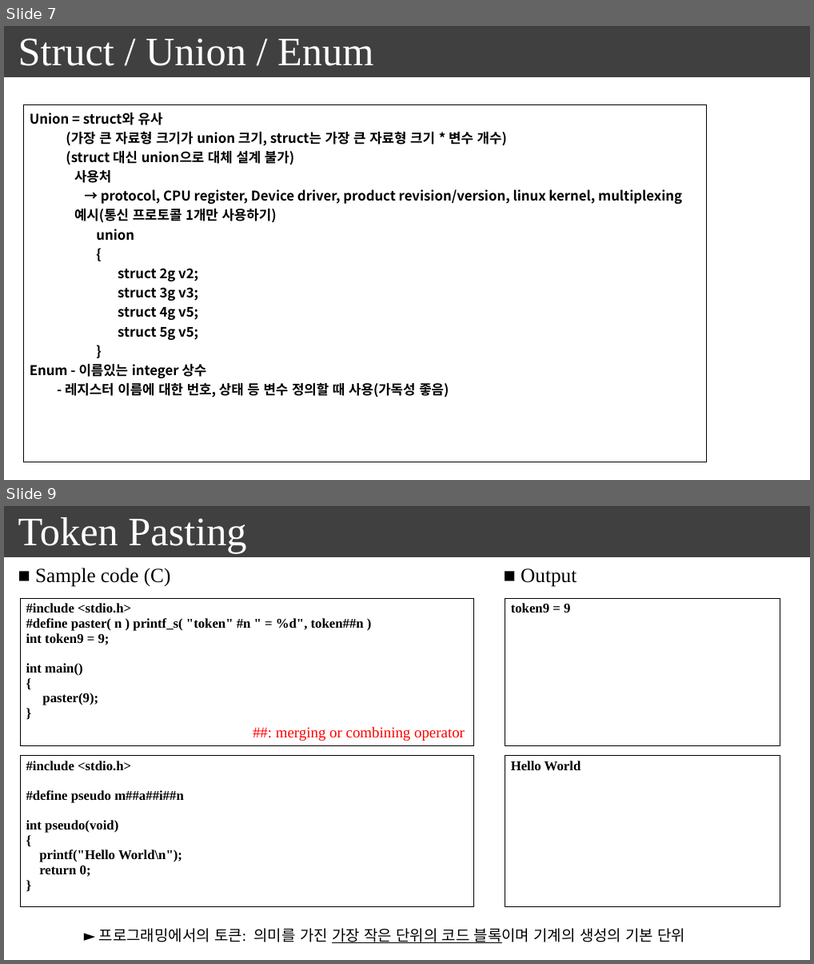
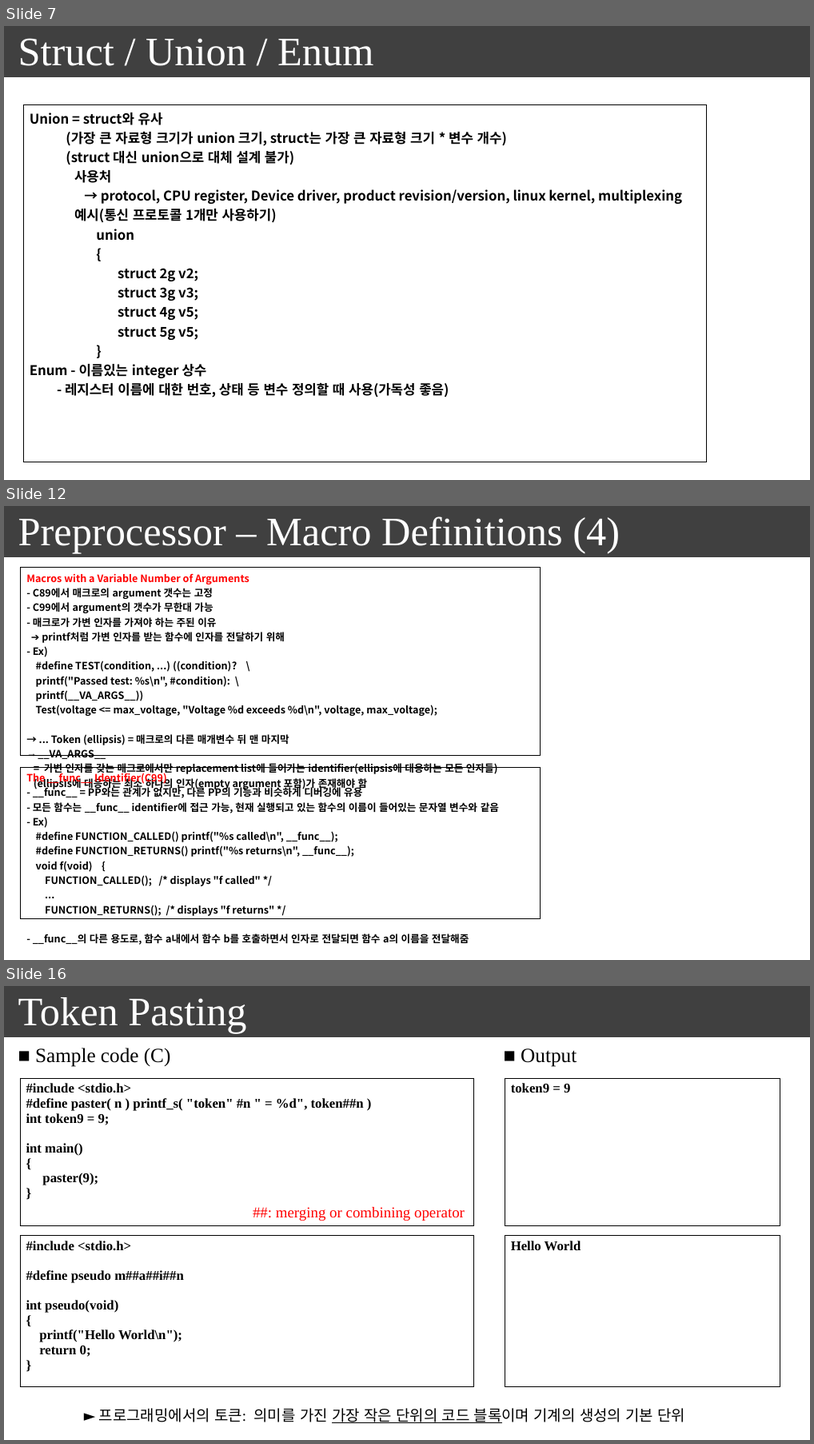
Before and after one commit to seonghokim/Study, a slide deck: everything in c.pptx. Shown one above the other, each under a label of ours: slides 7 and 9 before the commit, slides 7, 12 and 16 after it; the slides between them are not shown. The pictures are 814x964 and 814x1444 pixels, drawn with LibreOffice and Linux fonts; fonts in the diff are those of the drawing. Boxes give left, top, right and bottom in pixels: in the first picture for what was removed or moved away, otherwise in the second. Text is boxed around its words. In the diff, an @@ line names an element or a change of style, - is before the commit and + after.

Commit message:
20231231_to preprocessor

```diff
--- a/everything in c.pptx
+++ b/everything in c.pptx
@@ slide 12 added at [4, 506, 810, 960], background #FFFFFF; not listed: 1 template element that a slide beside it also shows @@
@@ text added at [18, 516, 620, 553], 48 pt, text #FFFFFF @@
+Preprocessor – Macro Definitions (4)
@@ table added at [20, 568, 540, 947], 1 rows, 1 columns @@
+Macros with a Variable Number of Arguments / - C89에서 매크로의 argument 갯수는 고정 / - C99에서 argument의 갯수가 무한대 가능 / - 매크로가 가변 인자를 가져야 하는 주된 이유 / ➔ printf처럼 가변 인자를 받는 함수에 인자를 전달하기 위해 / - Ex) / #define TEST(condition, ...) ((condition)? \ / printf("Passed test: %s\n", #condition): \ / printf(__VA_ARGS__)) / Test(voltage <= max_voltage, "Voltage %d exceeds %d\n", voltage, max_voltage); / → ... Token (ellipsis) = 매크로의 다른 매개변수 뒤 맨 마지막 / __VA_ARGS__ / = 가변 인자를 갖는 매크로에서만 replacement list에 들어가는 identifier(ellipsis에 대응하는 모든 인자들) / (ellipsis에 대응하는 최소 하나의 인자(empty argument 포함)가 존재해야 함
@@ table added at [20, 767, 540, 948], 1 rows, 1 columns @@
+The __func__ Identifier(C99) / - __func__ = PP와는 관계가 없지만, 다른 PP의 기능과 비슷하게 디버깅에 유용 / - 모든 함수는 __func__ identifier에 접근 가능, 현재 실행되고 있는 함수의 이름이 들어있는 문자열 변수와 같음 / - Ex) / #define FUNCTION_CALLED() printf("%s called\n", __func__); / #define FUNCTION_RETURNS() printf("%s returns\n", __func__); / void f(void) { / FUNCTION_CALLED(); /* displays "f called" */ / ... / FUNCTION_RETURNS(); /* displays "f returns" */ / - __func__의 다른 용도로, 함수 a내에서 함수 b를 호출하면서 인자로 전달되면 함수 a의 이름을 전달해줌
@@ what was slide 9 is now slide 16 @@
```
Also in this commit, not shown: 1 slide changed, 6 other slides added.
